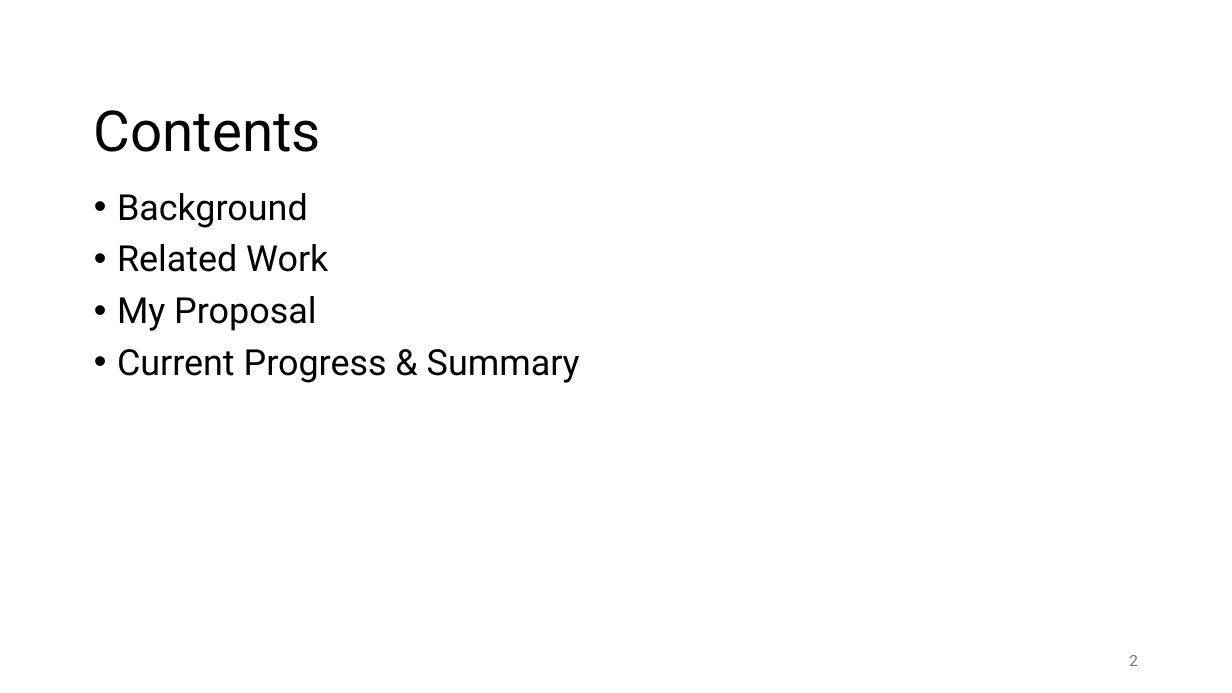
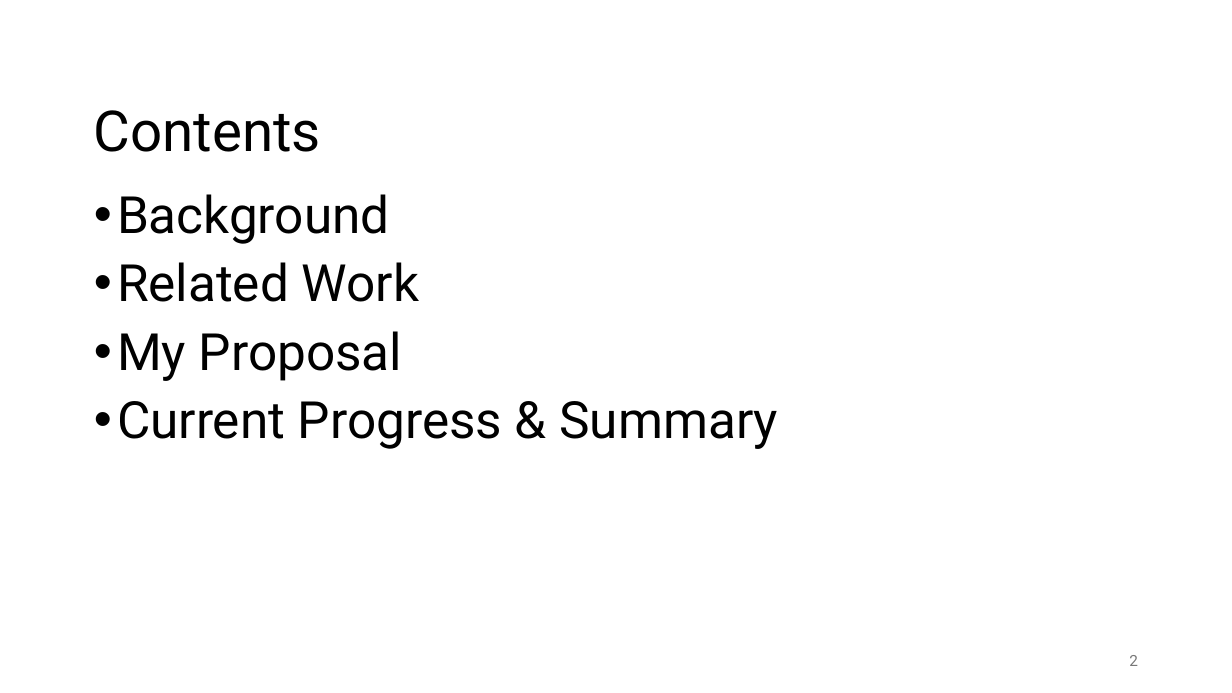
Before and after one commit to prg-titech/safe-fluent-dsls, a slide deck: slide 2 of concept/SeminarPresentation26Q2.pptx. Drawn at 1232x693 pixels with LibreOffice and Linux fonts; fonts in the diff are those of the drawing. Boxes give left, top, right and bottom in pixels: in the first picture for what was removed or moved away, otherwise in the second. Text is boxed around its words. In the diff, an @@ line names an element or a change of style, - is before the commit and + after.

```diff
--- a/concept/SeminarPresentation26Q2.pptx
+++ b/concept/SeminarPresentation26Q2.pptx
@@ text "Background" at bbox=[117, 194, 779, 449]: size 28 to 40 pt @@
```
Also in this commit, not shown: 6 other slides changed, 14 slides added, 2 slides removed, 1 other file.
